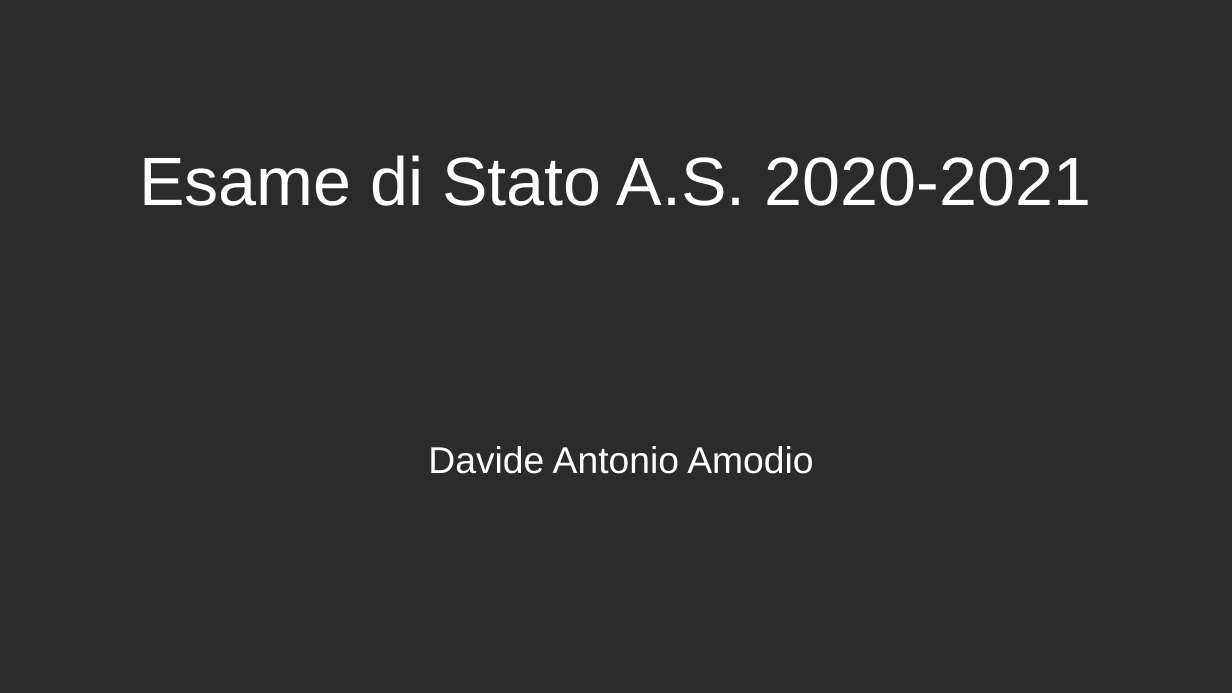
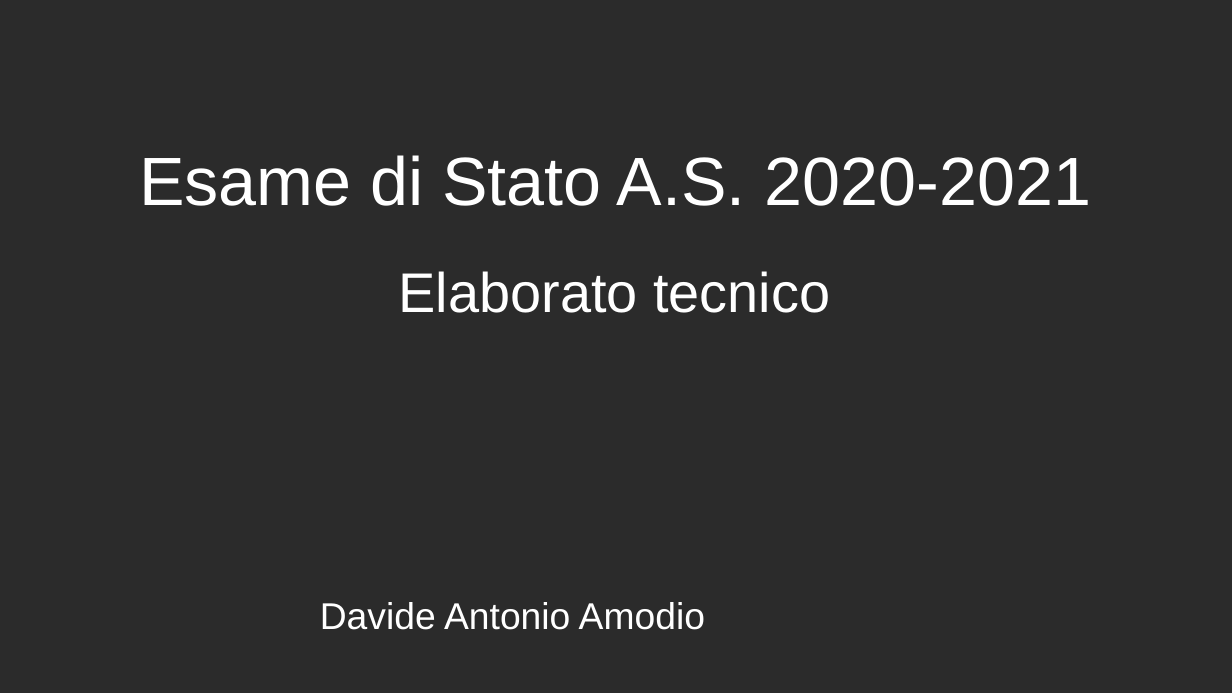
Before and after one commit to WAPEETY/media-way, a slide deck: slide 1 of proof_of_concept/esame_di_stato.odp. Drawn at 1232x693 pixels with LibreOffice and Linux fonts; fonts in the diff are those of the drawing; background and template pictures are left out; a plain dark background stands for a picture behind light text. Boxes give left, top, right and bottom in pixels: in the first picture for what was removed or moved away, otherwise in the second. Text is boxed around its words. In the diff, an @@ line names an element or a change of style, - is before the commit and + after.

```diff
--- a/proof_of_concept/esame_di_stato.odp
+++ b/proof_of_concept/esame_di_stato.odp
@@ text added at <box>399,271,830,313</box>, 36 pt, text #FFFFFF @@
+Elaborato tecnico
@@ subtitle "Davide Antonio Amodio": place and size @@
-subtitle "Davide Antonio Amodio" at <box>428,446,813,474</box>
+subtitle "Davide Antonio Amodio" at <box>320,602,705,630</box>
```
Also in this commit, not shown: 3 other slides changed, 4 slides added, 1 slide removed, 1 other file.
